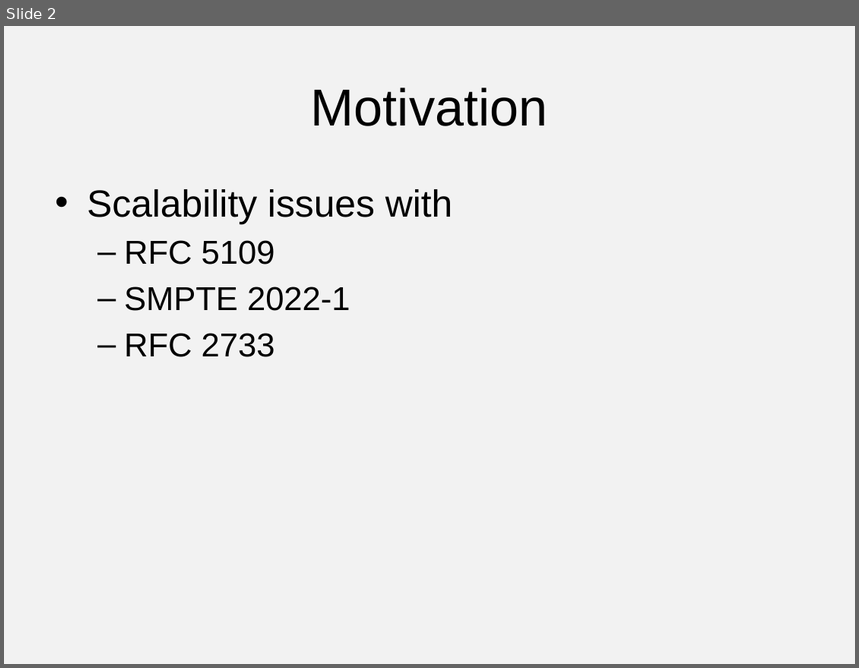
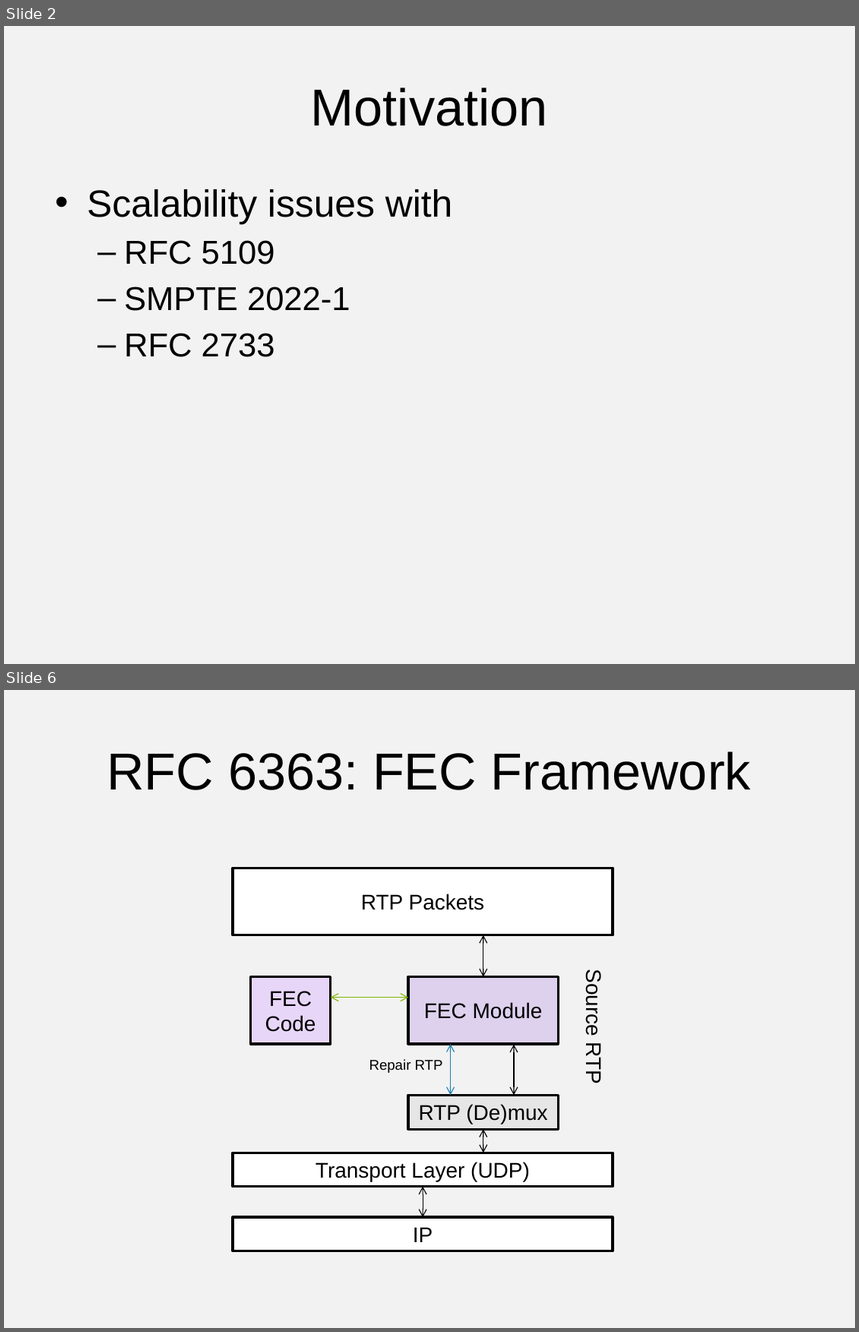
Before and after one commit to vr000m/payload-1d2d-parity-fec, a slide deck: 1d2d/presentations/91-avtcore-flexible-fec.pptx. Shown one above the other, each under a label of ours: slide 2 before the commit, slides 2 and 6 after it; the slides between them are not shown. The pictures are 859x668 and 859x1332 pixels, drawn with LibreOffice and Linux fonts; fonts in the diff are those of the drawing. Boxes give left, top, right and bottom in pixels: in the first picture for what was removed or moved away, otherwise in the second. Text is boxed around its words. In the diff, an @@ line names an element or a change of style, - is before the commit and + after.

```diff
--- a/1d2d/presentations/91-avtcore-flexible-fec.pptx
+++ b/1d2d/presentations/91-avtcore-flexible-fec.pptx
@@ slide 6 added at box(4, 690, 855, 1328), background #F2F2F2 @@
@@ title added at box(107, 752, 751, 790), 44 pt, text #000000 @@
+RFC 6363: FEC Framework
@@ rectangle added at box(233, 868, 614, 935), fill #FFFFFF, outline #000000 2 pt, 18 pt, text #000000 @@
+RTP Packets
@@ double arrow added from (484, 935) to (484, 977), #000000 0.75 pt @@
@@ rectangle added at box(251, 977, 331, 1044), fill #E8D6F9, outline #000000 2 pt, 18 pt, text #000000 @@
+FEC Code
@@ rectangle added at box(408, 977, 558, 1044), fill #DDD1ED, outline #000000 2 pt, 18 pt, text #000000 @@
+FEC Module
@@ text added at box(582, 975, 605, 1084), 18 pt, text #000000 @@
+Source RTP
@@ double arrow added from (331, 997) to (408, 997), #80B606 0.75 pt @@
@@ double arrow added from (451, 1044) to (451, 1095), #1C82AF 0.75 pt @@
@@ double arrow added from (514, 1045) to (514, 1095), #000000 0.75 pt @@
@@ text added at box(370, 1059, 443, 1073), 12 pt, text #000000 @@
+Repair RTP
@@ rectangle added at box(408, 1095, 558, 1129), fill #E6E6E6, outline #000000 2 pt, 18 pt, text #000000 @@
+RTP (De)mux
@@ double arrow added from (484, 1129) to (484, 1153), #000000 0.75 pt @@
@@ rectangle added at box(233, 1153, 614, 1187), fill #FFFFFF, outline #000000 2 pt, 18 pt, text #000000 @@
+Transport Layer (UDP)
@@ double arrow added from (423, 1187) to (423, 1217), #000000 0.75 pt @@
@@ rectangle added at box(233, 1217, 614, 1252), fill #FFFFFF, outline #000000 2 pt, 18 pt, text #000000 @@
+IP
```
Also in this commit, not shown: 8 other slides added.
